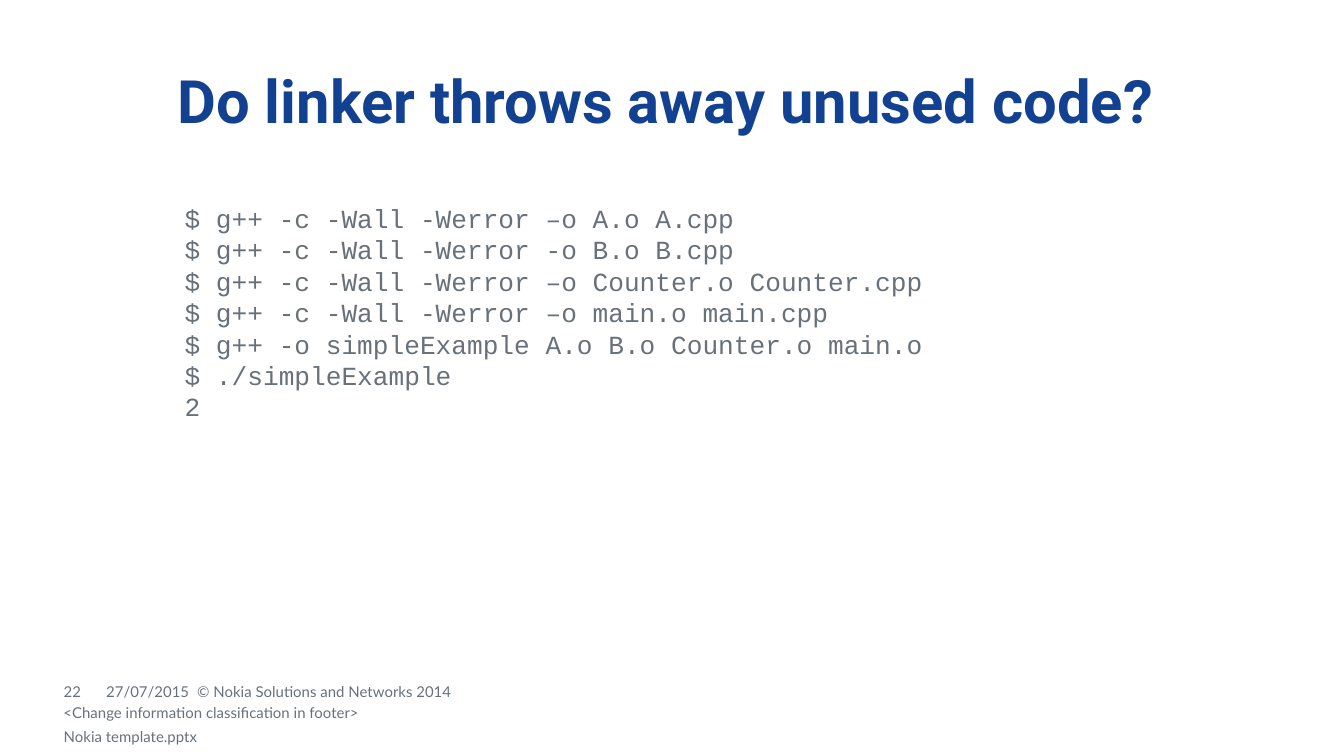
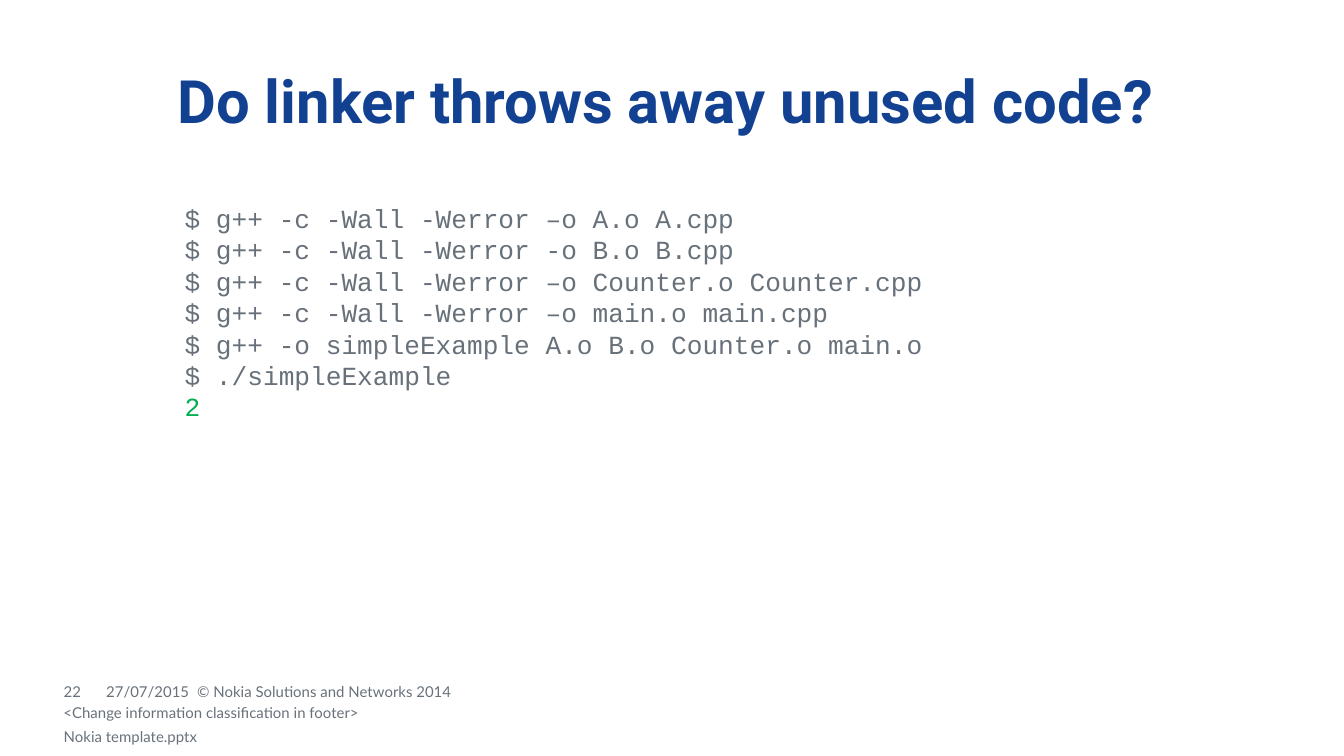
Before and after one commit to dendibakh/Linker, a slide deck: slide 22 of Diving into C++ linker.pptx. Drawn at 1344x756 pixels with LibreOffice and Linux fonts; fonts in the diff are those of the drawing; background and template pictures are left out. Boxes give left, top, right and bottom in pixels: in the first picture for what was removed or moved away, otherwise in the second. Text is boxed around its words. In the diff, an @@ line names an element or a change of style, - is before the commit and + after.

```diff
--- a/Diving into C++ linker.pptx
+++ b/Diving into C++ linker.pptx
@@ text at (x1=185, y1=398, x2=201, y2=416): text colour #68717A to #00B050 in "2" @@
```
Also in this commit, not shown: 2 other slides changed, 1 slide added, 1 other file.
